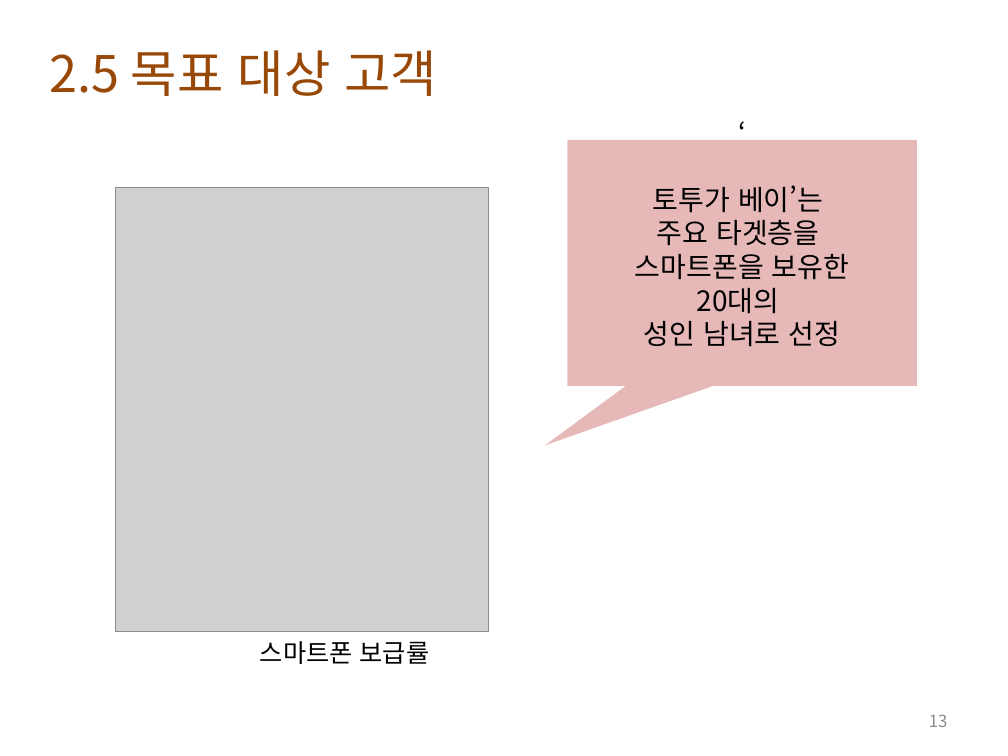
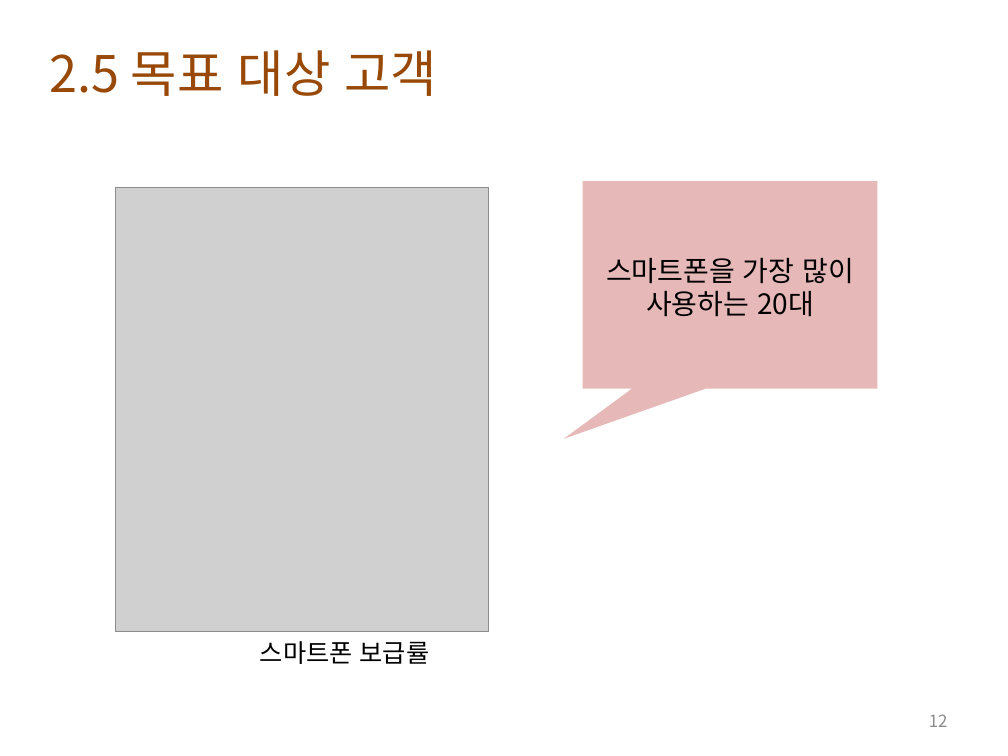
Before and after one commit to lge920904/planning_contest, a slide deck: slide 12 of tortuga bay 2.pptx (slide 13 before the commit). Drawn at 1008x756 pixels with LibreOffice and Linux fonts; fonts in the diff are those of the drawing; grey boxes stand for pictures; background and template pictures are left out. Boxes give left, top, right and bottom in pixels: in the first picture for what was removed or moved away, otherwise in the second. Text is boxed around its words. In the diff, an @@ line names an element or a change of style, - is before the commit and + after.

```diff
--- a/tortuga bay 2.pptx
+++ b/tortuga bay 2.pptx
@@ speech box "스마트폰을 가장 많이 사용하는 20대": place and size @@
-speech box "스마트폰을 가장 많이 사용하는 20대" at (568, 140, 916, 386)
+speech box "스마트폰을 가장 많이 사용하는 20대" at (583, 181, 877, 389)
@@ text in speech box at (606, 258, 854, 317): text changed @@
-‘
-토투가 베이’는
-주요 타겟층을
-스마트폰을 보유한
-20대의
-성인 남녀로 선정
+스마트폰을 가장 많이 사용하는 20대
@@ page number at (929, 714, 948, 727): text changed @@
-13
+12
```
Also in this commit, not shown: 11 other slides changed, 1 slide added, 6 other files.
